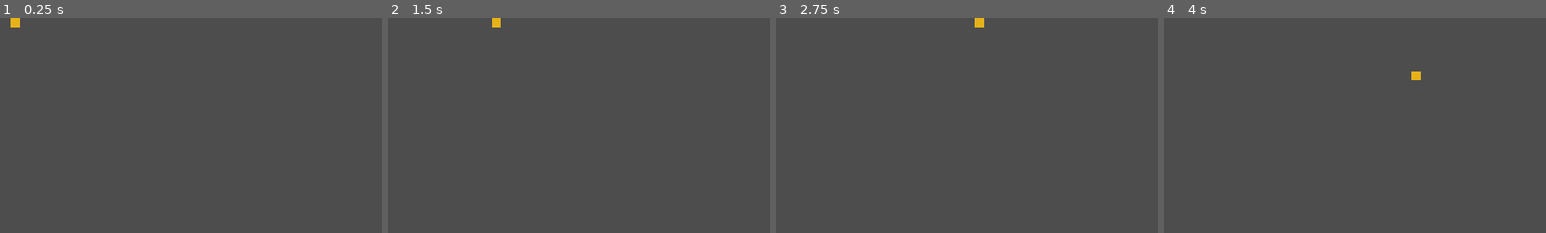
Above: before the commit, frames 1-4 (left to right).
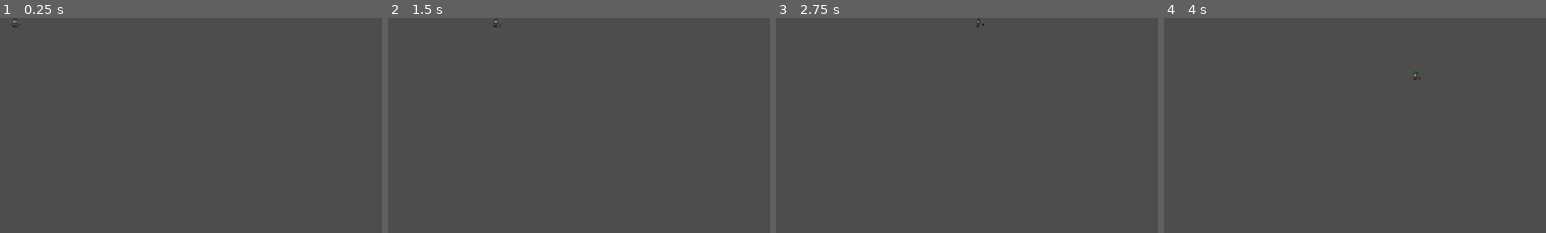
Above: after the commit, the same moments.

Repository: 3dw4rd1/OC_Tower_defense
Game: Godot game, scene res://scenes/enemies/EnemyFast.tscn
The game is run twice, just before and just after one commit, with the same random seed, the same clock (stepped at 60 frames per second) and the same inputs. This scene is started directly instead of the project's main scene.
Inputs (mouse positions are % of the whole screen's width and height, from its top left):
- Up to frame 1 (0.25 s): no input
- Up to frame 2 (1.5 s): tap Enter (ui_accept) at 0.5, 0.77 s; move the mouse to (72, 45) at 0.52 s; click (72, 45) at 0.67 s; move the mouse to (30, 55) at 1.27 s; click (30, 55) at 1.42 s
- Up to frame 3 (2.75 s): tap Enter (ui_accept) at 1.52, 2 s; move the mouse to (60, 28) at 2.02 s; click (60, 28) at 2.17 s
- Up to frame 4 (4 s): move the mouse to (45, 70) at 2.77 s; click (45, 70) at 2.92 s; tap Enter (ui_accept) at 3.02, 3.77 s; move the mouse to (80, 65) at 3.52 s; click (80, 65) at 3.67 s
The pictures show only the part of the screen within x 0-50%, y 0-50%; the shares and areas given below are measured in that part.

The runs differ from the first frame. In frame 1, 0.1% of the frame differs, in the area x 2-6%, y 0-5%; in frame 2, 0.1%; in frame 3, 0.1%; in frame 4, 0.1%.

Commit message:
feat: hue-shift shader for enemy type differentiation (Shambler/Runner/Brute)

Diff:
--- /dev/null
+++ b/game/assets/shaders/hue_shift.gdshader
@@ -0,0 +1,27 @@
+shader_type canvas_item;
+
+uniform float hue_shift : hint_range(0.0, 360.0) = 0.0;
+
+vec3 rgb2hsv(vec3 c) {
+    vec4 K = vec4(0.0, -1.0 / 3.0, 2.0 / 3.0, -1.0);
+    vec4 p = mix(vec4(c.bg, K.wz), vec4(c.gb, K.xy), step(c.b, c.g));
+    vec4 q = mix(vec4(p.xyw, c.r), vec4(c.r, p.yzx), step(p.x, c.r));
+    float d = q.x - min(q.w, q.y);
+    float e = 1.0e-10;
+    return vec3(abs(q.z + (q.w - q.y) / (6.0 * d + e)), d / (q.x + e), q.x);
+}
+
+vec3 hsv2rgb(vec3 c) {
+    vec4 K = vec4(1.0, 2.0 / 3.0, 1.0 / 3.0, 3.0);
+    vec3 p = abs(fract(c.xxx + K.xyz) * 6.0 - K.www);
+    return c.z * mix(K.xxx, clamp(p - K.xxx, 0.0, 1.0), c.y);
+}
+
+void fragment() {
+    vec4 col = texture(TEXTURE, UV);
+    if (col.a < 0.01) discard;
+    vec3 hsv = rgb2hsv(col.rgb);
+    hsv.x = fract(hsv.x + hue_shift / 360.0);
+    col.rgb = hsv2rgb(hsv);
+    COLOR = col;
+}
--- a/game/scenes/enemies/EnemyBasic.tscn
+++ b/game/scenes/enemies/EnemyBasic.tscn
@@ -1,7 +1,12 @@
-[gd_scene load_steps=4 format=3 uid="uid://benemybasic001"]
+[gd_scene load_steps=5 format=3 uid="uid://benemybasic001"]
 
 [ext_resource type="Script" path="res://scripts/enemies/enemy_basic.gd" id="1_enemy"]
 [ext_resource type="Texture2D" uid="uid://dtxmqxiili38g" path="res://assets/sprites/enemies/enemy_basic.png" id="2_sprite"]
+[ext_resource type="Shader" path="res://assets/shaders/hue_shift.gdshader" id="3_shader"]
+
+[sub_resource type="ShaderMaterial" id="ShaderMaterial_basic"]
+shader = ExtResource("3_shader")
+shader_parameter/hue_shift = 0.0
 
 [sub_resource type="RectangleShape2D" id="RectangleShape2D_1"]
 size = Vector2(14, 14)
@@ -10,6 +15,7 @@
 script = ExtResource("1_enemy")
 
 [node name="Sprite2D" type="Sprite2D" parent="."]
+material = SubResource("ShaderMaterial_basic")
 texture = ExtResource("2_sprite")
 
 [node name="CollisionShape2D" type="CollisionShape2D" parent="."]
--- a/game/scenes/enemies/EnemyFast.tscn
+++ b/game/scenes/enemies/EnemyFast.tscn
@@ -1,6 +1,12 @@
-[gd_scene load_steps=3 format=3 uid="uid://benemyfast001"]
+[gd_scene load_steps=5 format=3 uid="uid://benemyfast001"]
 
 [ext_resource type="Script" path="res://scripts/enemies/enemy_fast.gd" id="1_fast"]
+[ext_resource type="Texture2D" uid="uid://dtxmqxiili38g" path="res://assets/sprites/enemies/enemy_basic.png" id="2_sprite"]
+[ext_resource type="Shader" path="res://assets/shaders/hue_shift.gdshader" id="3_shader"]
+
+[sub_resource type="ShaderMaterial" id="ShaderMaterial_fast"]
+shader = ExtResource("3_shader")
+shader_parameter/hue_shift = 120.0
 
 [sub_resource type="RectangleShape2D" id="RectangleShape2D_1"]
 size = Vector2(14, 14)
@@ -8,12 +14,9 @@
 [node name="EnemyFast" type="CharacterBody2D"]
 script = ExtResource("1_fast")
 
-[node name="ColorRect" type="ColorRect" parent="."]
-offset_left = -8.0
-offset_top = -8.0
-offset_right = 8.0
-offset_bottom = 8.0
-color = Color(0.9, 0.7, 0.1, 1.0)
+[node name="Sprite2D" type="Sprite2D" parent="."]
+material = SubResource("ShaderMaterial_fast")
+texture = ExtResource("2_sprite")
 
 [node name="CollisionShape2D" type="CollisionShape2D" parent="."]
 shape = SubResource("RectangleShape2D_1")
--- a/game/scenes/enemies/EnemyTank.tscn
+++ b/game/scenes/enemies/EnemyTank.tscn
@@ -1,6 +1,12 @@
-[gd_scene load_steps=3 format=3 uid="uid://benemytank001"]
+[gd_scene load_steps=5 format=3 uid="uid://benemytank001"]
 
 [ext_resource type="Script" path="res://scripts/enemies/enemy_tank.gd" id="1_tank"]
+[ext_resource type="Texture2D" uid="uid://dtxmqxiili38g" path="res://assets/sprites/enemies/enemy_basic.png" id="2_sprite"]
+[ext_resource type="Shader" path="res://assets/shaders/hue_shift.gdshader" id="3_shader"]
+
+[sub_resource type="ShaderMaterial" id="ShaderMaterial_tank"]
+shader = ExtResource("3_shader")
+shader_parameter/hue_shift = 240.0
 
 [sub_resource type="RectangleShape2D" id="RectangleShape2D_1"]
 size = Vector2(14, 14)
@@ -8,12 +14,9 @@
 [node name="EnemyTank" type="CharacterBody2D"]
 script = ExtResource("1_tank")
 
-[node name="ColorRect" type="ColorRect" parent="."]
-offset_left = -10.0
-offset_top = -10.0
-offset_right = 10.0
-offset_bottom = 10.0
-color = Color(0.4, 0.1, 0.6, 1.0)
+[node name="Sprite2D" type="Sprite2D" parent="."]
+material = SubResource("ShaderMaterial_tank")
+texture = ExtResource("2_sprite")
 
 [node name="CollisionShape2D" type="CollisionShape2D" parent="."]
 shape = SubResource("RectangleShape2D_1")
